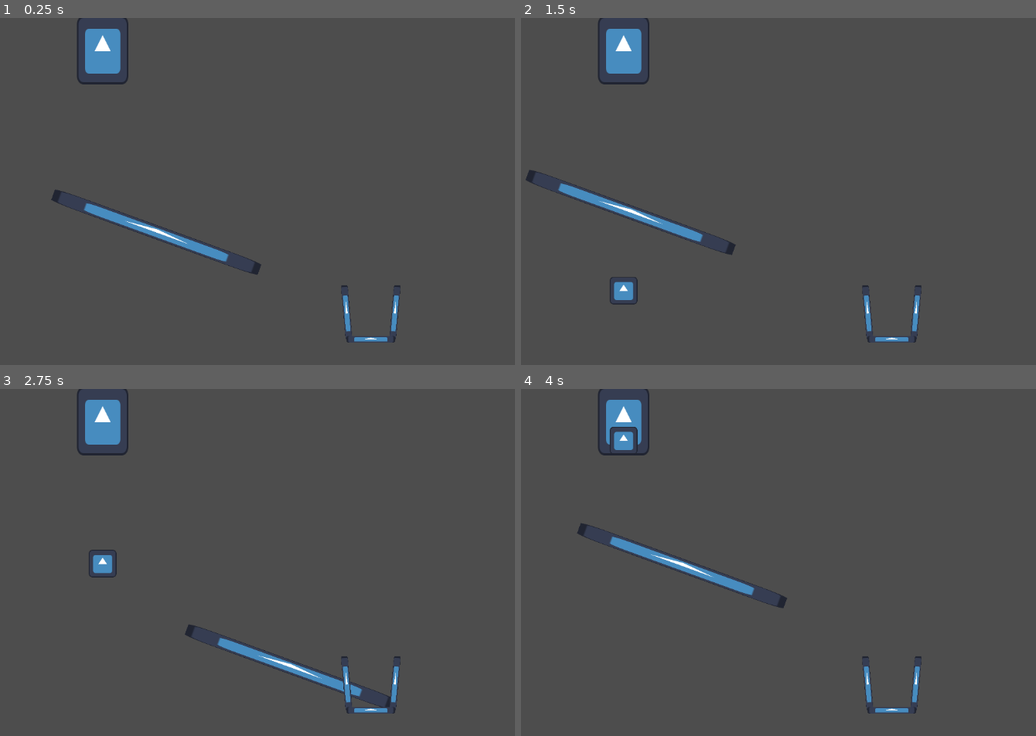
Above: before the commit, frames 1-4 (two rows, left to right).
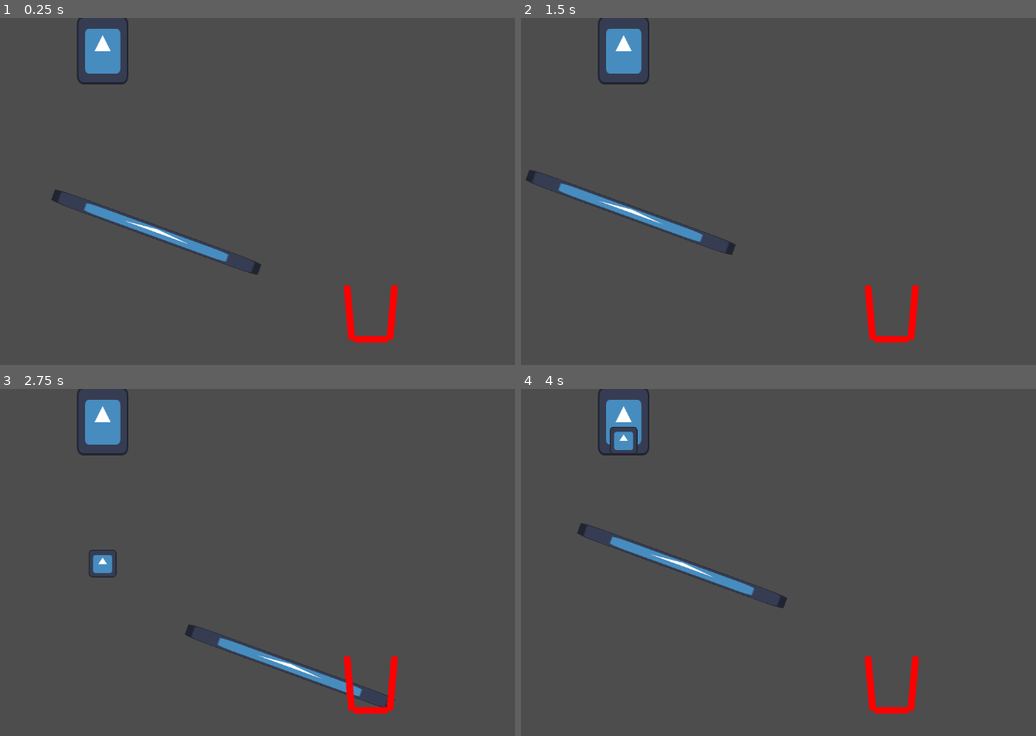
Above: after the commit, the same moments.

Repository: 24206BHS/fruit-roll-up
Game: Godot game, scene res://Scenes/level_1.tscn
Same seed, same stepped clock (60 frames per second), same inputs: the game is played once before the commit and once after it. The engine's default icon, where the game draws it, is replaced by a stand-in: a white triangle on a blue panel in a dark square.
Inputs (mouse positions are in pixels of both pictures, inside the frame that each line leads up to):
- Up to frame 1 (0.25 s): no input
- Up to frame 2 (1.5 s): tap Enter (ui_accept) at 0.5 s; drag from (675, 233) to (891, 333) at 0.52 s; drag from (618, 208) to (891, 333) at 1.27 s
- Up to frame 3 (2.75 s): tap Enter (ui_accept) at 2 s; move the mouse to (283, 486) at 2.02 s; click (283, 486) at 2.17 s
- Up to frame 4 (4 s): drag from (711, 631) to (557, 510) at 2.77 s; tap Enter (ui_accept) at 3.5, 3.77 s; move the mouse to (927, 614) at 3.52 s; click (927, 614) at 3.67 s

The runs differ from the first frame. In frame 1, 0.7% of the frame differs, in the area x 66-78%, y 76-94%; in frame 2, 0.9%, in the area x 17-78%, y 74-94%; in frame 3, 0.7%; in frame 4, 0.7%.

Commit message:
did goal stuff connected signal and made goal turn from red to green

Diff:
--- /dev/null
+++ b/Scenes/goal.gd
@@ -0,0 +1,12 @@
+extends StaticBody2D
+
+
+# Called when the node enters the scene tree for the first time.
+func _ready() -> void:
+	modulate = Color(256,0,0)
+
+func _on_area_2d_body_entered(body: Node2D) -> void:
+	print("a")
+	if body.is_in_group("Fruit"):
+		print("b")
+		modulate = Color(0,256,0)
--- a/Scenes/level_1.tscn
+++ b/Scenes/level_1.tscn
@@ -3,18 +3,19 @@
 [ext_resource type="Script" uid="uid://q8n6g7jd8b1q" path="res://Scripts/main.gd" id="1_8ffim"]
 [ext_resource type="Script" uid="uid://cqaft6ti0hnxp" path="res://Scenes/platform.gd" id="2_7p6j4"]
 [ext_resource type="Texture2D" uid="uid://cive771n1kovo" path="res://Resources/icon.svg" id="2_xfk5q"]
+[ext_resource type="Script" uid="uid://bgyk8xhcju1nd" path="res://Scenes/goal.gd" id="4_7p6j4"]
 
 [sub_resource type="RectangleShape2D" id="RectangleShape2D_3hls8"]
 size = Vector2(400, 25)
 
 [sub_resource type="RectangleShape2D" id="RectangleShape2D_6444e"]
-size = Vector2(80, 10)
+size = Vector2(80, 63)
 
 [sub_resource type="RectangleShape2D" id="RectangleShape2D_xfk5q"]
-size = Vector2(10, 100)
+size = Vector2(10, 80)
 
 [sub_resource type="RectangleShape2D" id="RectangleShape2D_7p6j4"]
-size = Vector2(80, 10)
+size = Vector2(60, 10)
 
 [node name="Level_1" type="Node2D" unique_id=819945439]
 script = ExtResource("1_8ffim")
@@ -39,37 +40,39 @@
 
 [node name="Goal" type="StaticBody2D" parent="." unique_id=1873381732]
 position = Vector2(850, 550)
+script = ExtResource("4_7p6j4")
 
 [node name="Area2D" type="Area2D" parent="Goal" unique_id=1928404407]
+collision_layer = 0
 
 [node name="CollisionShape2D" type="CollisionShape2D" parent="Goal/Area2D" unique_id=47122219]
-position = Vector2(0, 40)
+position = Vector2(0, 13.5)
 shape = SubResource("RectangleShape2D_6444e")
 
 [node name="Icon" type="Sprite2D" parent="Goal" unique_id=5588921]
-position = Vector2(-45, 0)
-rotation = -0.08726646
+position = Vector2(-40, 0)
+rotation = -0.08726645
 scale = Vector2(0.1, 0.8)
 texture = ExtResource("2_xfk5q")
 
 [node name="Icon2" type="Sprite2D" parent="Goal" unique_id=925430634]
-position = Vector2(45, 0)
-rotation = 0.08726646
+position = Vector2(40, 0)
+rotation = 0.08726645
 scale = Vector2(0.1, 0.8)
 texture = ExtResource("2_xfk5q")
 
 [node name="Icon3" type="Sprite2D" parent="Goal" unique_id=1192310978]
 position = Vector2(0, 50)
-scale = Vector2(0.7, 0.1)
+scale = Vector2(0.5, 0.1)
 texture = ExtResource("2_xfk5q")
 
 [node name="CollisionShape2D" type="CollisionShape2D" parent="Goal" unique_id=603713951]
-position = Vector2(-45, 0)
+position = Vector2(-35, 10)
 rotation = -0.08726646
 shape = SubResource("RectangleShape2D_xfk5q")
 
 [node name="CollisionShape2D2" type="CollisionShape2D" parent="Goal" unique_id=2112710440]
-position = Vector2(45, 0)
+position = Vector2(35, 10)
 rotation = 0.08726646
 shape = SubResource("RectangleShape2D_xfk5q")
 
@@ -78,3 +81,5 @@
 shape = SubResource("RectangleShape2D_7p6j4")
 
 [connection signal="input_event" from="Platform" to="Platform" method="_on_input_event"]
+[connection signal="movement" from="Platform" to="." method="_on_platform_movement"]
+[connection signal="body_entered" from="Goal/Area2D" to="Goal" method="_on_area_2d_body_entered"]
--- a/Scenes/platform.gd
+++ b/Scenes/platform.gd
@@ -32,5 +32,6 @@
 			movement.emit()
 		elif event.button_index == 4 or event.button_index == 5:
 			rotating = true
+			movement.emit()
 		else:
 			dragging = false
--- a/Scripts/main.gd
+++ b/Scripts/main.gd
@@ -18,3 +18,8 @@
 		child.position = dropPos
 		self.add_child(child)
 		isDropped = true
+
+func _on_platform_movement() -> void:
+	if isDropped:
+		for i in get_tree().get_nodes_in_group("Fruit"):
+			i.queue_free()
Not shown, added: Scenes/goal.gd.uid
